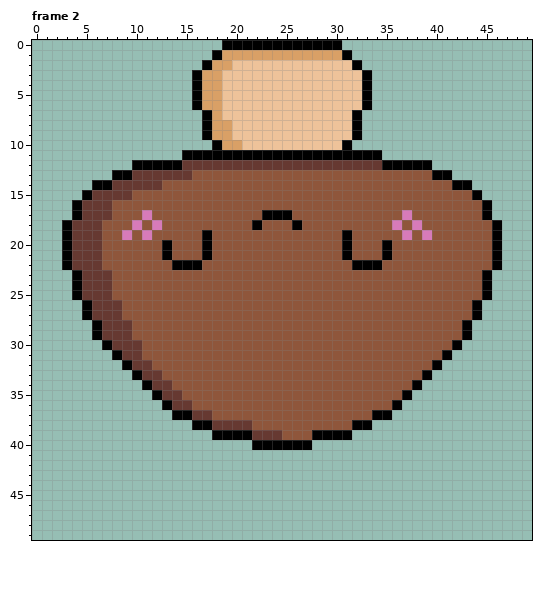
One commit to this pixel-art file: Aseprite/mushroom/original/mushroom_drag.aseprite. Above, as it was before the edit.
50x50 pixels, 4 frames. Shown: frame 2. The commit also changed other frames, which this record leaves out.
The same view after the edit:
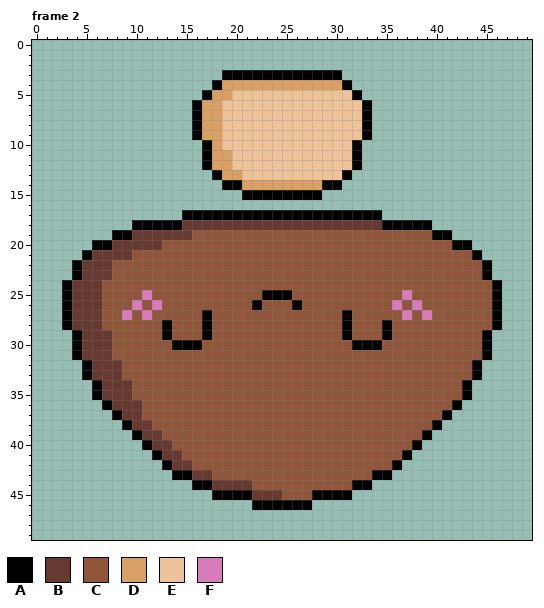
Palette (. is transparent): A #000000  B #663931  C #8f563b  D #d9a066  E #eec39a  F #d77bba
The edit:
Frame 2, layers "Face", "Head", "Body":
y 0: x 19..30 AAAAAAAAAAAA -> ............
y 1: x 18..31 ADDDDDDDDDDDDA -> ..............
y 2: x 17..32 ADDEEEEEEEEEEEEA -> ................
y 3: x 16..33 ADDEEEEEEEEEEEEEEA -> ...AAAAAAAAAAAA...
y 4: x 16..33 ADDEEEEEEEEEEEEEEA -> ..ADDDDDDDDDDDDA..
y 5: x 16..17 AD -> .A; x 19 E -> D; x 32..33 EA -> A.
y 7: x 16..17 .A -> AD; x 32..33 A. -> EA
y 8..9: x 16..17 .A -> AD; x 19 D -> E; x 32..33 A. -> EA
y 10: x 17..20 .ADD -> ADEE; x 31..32 A. -> EA
y 11: x 15..16 AA -> ..; x 18..31 AAAAAAAAAAAAAA -> DDEEEEEEEEEEEE; x 33..34 AA -> ..
y 12: x 10..39 AAAAABBBBBBBBBBBBBBBBBBBBAAAAA -> .......ADDEEEEEEEEEEEEA.......
y 13: x 8..41 AABBBBBBCCCCCCCCCCCCCCCCCCCCCCCCAA -> ..........ADDEEEEEEEEEEA..........
y 14: x 6..43 AABBBBBCCCCCCCCCCCCCCCCCCCCCCCCCCCCCAA -> .............AADDDDDDDDAA.............
y 15: x 5..44 ABBBBCCCCCCCCCCCCCCCCCCCCCCCCCCCCCCCCCCA -> ................AAAAAAAA................
y 16: x 4..45 ABBBCCCCCCCCCCCCCCCCCCCCCCCCCCCCCCCCCCCCCA -> ..........................................
y 17: x 4..22 ABBBCCCFCCCCCCCCCCC -> ...........AAAAAAAA; x 26..45 CCCCCCCCCCCFCCCCCCCA -> AAAAAAAAA...........
y 18: x 3..46 ABBBCCCFCFCCCCCCCCCACCCACCCCCCCCCFCFCCCCCCCA -> .......AAAAABBBBBBBBBBBBBBBBBBBBAAAAA.......
y 19: x 3..15 ABBBCCFCFCCCC -> .....AABBBBBB; x 17 A -> C; x 31 A -> C; x 37 F -> C; x 39..46 FCCCCCCA -> CAA.....
y 20: x 3..13 ABBBCCCCCCA -> ...AABBBBBC; x 17 A -> C; x 31 A -> C; x 35 A -> C; x 42..46 CCCCA -> AA...
y 21: x 3..5 ABB -> ..A; x 7..9 CCC -> BBB; x 13 A -> C; x 17 A -> C; x 31 A -> C; x 35 A -> C; x 44..46 CCA -> A..
y 22: x 3..4 AB -> .A; x 7 C -> B; x 14..16 AAA -> CCC; x 32..34 AAA -> CCC; x 45..46 CA -> A.
y 24: x 3..4 .A -> AB; x 7 B -> C; x 45..46 A. -> CA
y 25: x 3..4 .A -> AB; x 7 B -> C; x 11 C -> F; x 23..25 CCC -> AAA; x 37 C -> F; x 45..46 A. -> CA
y 26: x 3..5 ..A -> ABB; x 7..8 BB -> CC; x 10 C -> F; x 12 C -> F; x 22 C -> A; x 26 C -> A; x 36 C -> F; x 38 C -> F; x 44..46 A.. -> CCA
y 27: x 3..5 ..A -> ABB; x 7..9 BBC -> CCF; x 11 C -> F; x 17 C -> A; x 31 C -> A; x 37 C -> F; x 39 C -> F; x 44..46 A.. -> CCA
y 28: x 3..9 ...ABBB -> ABBBCCC; x 13 C -> A; x 17 C -> A; x 31 C -> A; x 35 C -> A; x 43..46 A... -> CCCA
y 29: x 4..6 ..A -> ABB; x 8..9 BB -> CC; x 13 C -> A; x 17 C -> A; x 31 C -> A; x 35 C -> A; x 43..45 A.. -> CCA
y 30: x 4..10 ...ABBB -> ABBBCCC; x 14..16 CCC -> AAA; x 32..34 CCC -> AAA; x 42..45 A... -> CCCA
y 31: x 4..10 ....ABB -> ABBBCCC; x 41..45 A.... -> CCCCA
y 32: x 5..11 ....ABB -> ABBBCCC; x 40..44 A.... -> CCCCA
y 33: x 5..12 .....ABB -> ABBBCCCC; x 39..44 A..... -> CCCCCA
y 34: x 6..13 .....ABB -> ABBBCCCC; x 38..43 A..... -> CCCCCA
y 35: x 6..14 ......ABB -> ABBBCCCCC; x 37..43 A...... -> CCCCCCA
y 36: x 7..15 ......ABB -> ABBBCCCCC; x 36..42 A...... -> CCCCCCA
y 37: x 8..17 ......AABB -> ABBCCCCCCC; x 34..41 AA...... -> CCCCCCCA
y 38: x 9..21 .......AABBBB -> ABBCCCCCCCCCC; x 32..40 AA....... -> CCCCCCCCA
y 39: x 10..24 ........AAAABBB -> ABBCCCCCCCCCCCC; x 28..39 AAAA........ -> CCCCCCCCCCCA
y 40: x 11..38 ...........AAAAAA........... -> ABBCCCCCCCCCCCCCCCCCCCCCCCCA
y 41: x 12..37 .......................... -> ABBCCCCCCCCCCCCCCCCCCCCCCA
y 42: x 13..36 ........................ -> ABBCCCCCCCCCCCCCCCCCCCCA
y 43: x 14..35 ...................... -> AABBCCCCCCCCCCCCCCCCAA
y 44: x 16..33 .................. -> AABBBBCCCCCCCCCCAA
y 45: x 18..31 .............. -> AAAABBBCCCAAAA
y 46: x 22..27 ...... -> AAAAAA
Changed places in both pictures, as pixel boxes (x1, y1, x2, y2):
changed: (62, 40, 502, 510)
